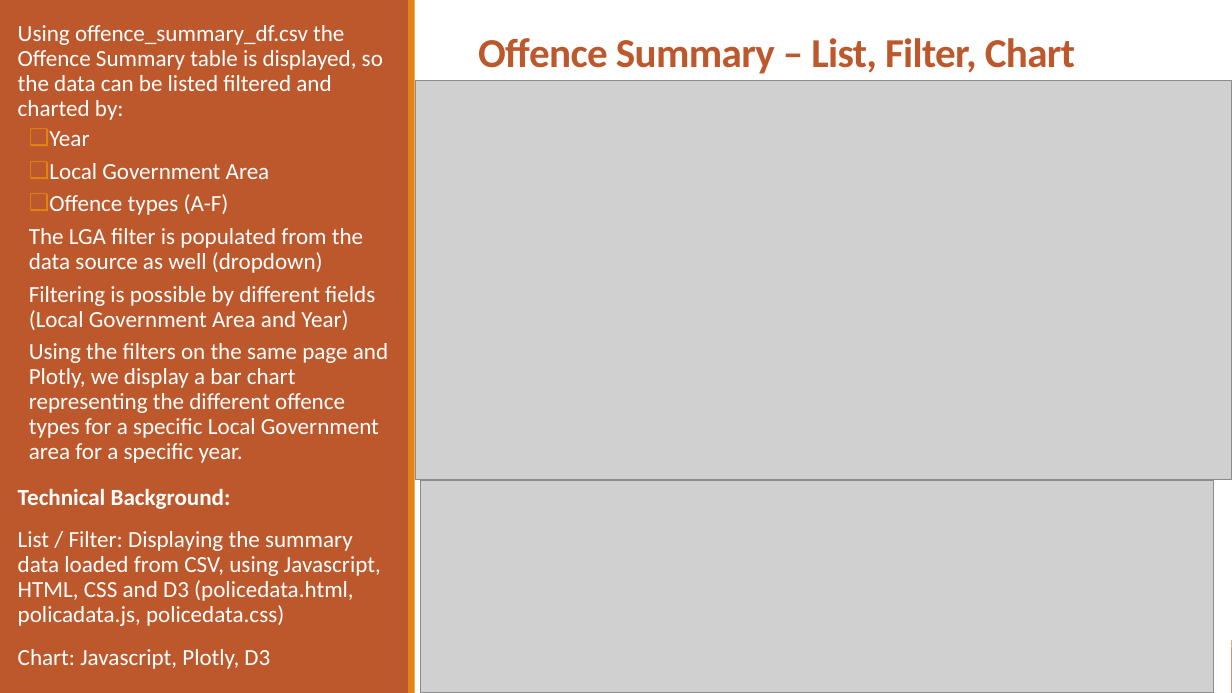
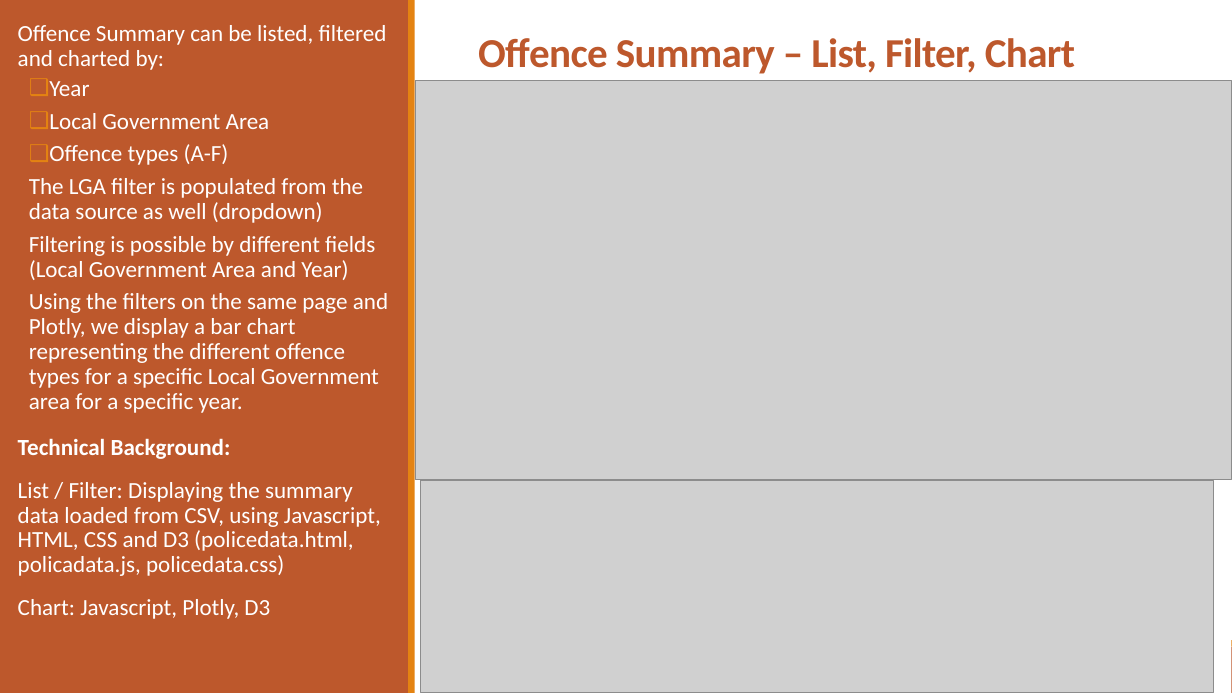
Before and after one commit to PhuongTieuOp/project3, a slide deck: slide 6 of Victoria Crime Data Visualization3.pptx (slide 7 before the commit). Drawn at 1232x693 pixels with LibreOffice and Linux fonts; fonts in the diff are those of the drawing; grey boxes stand for pictures. Boxes give left, top, right and bottom in pixels: in the first picture for what was removed or moved away, otherwise in the second. Text is boxed around its words. In the diff, an @@ line names an element or a change of style, - is before the commit and + after.

```diff
--- a/Victoria Crime Data Visualization3.pptx
+++ b/Victoria Crime Data Visualization3.pptx
@@ text at bbox=[18, 25, 387, 70]: text changed @@
-  Using offence_summary_df.csv the Offence Summary table is displayed, so the data can be listed filtered and charted by:
+  Offence Summary can be listed, filtered and charted by:
```
Also in this commit, not shown: 6 other slides changed, 1 slide removed.
